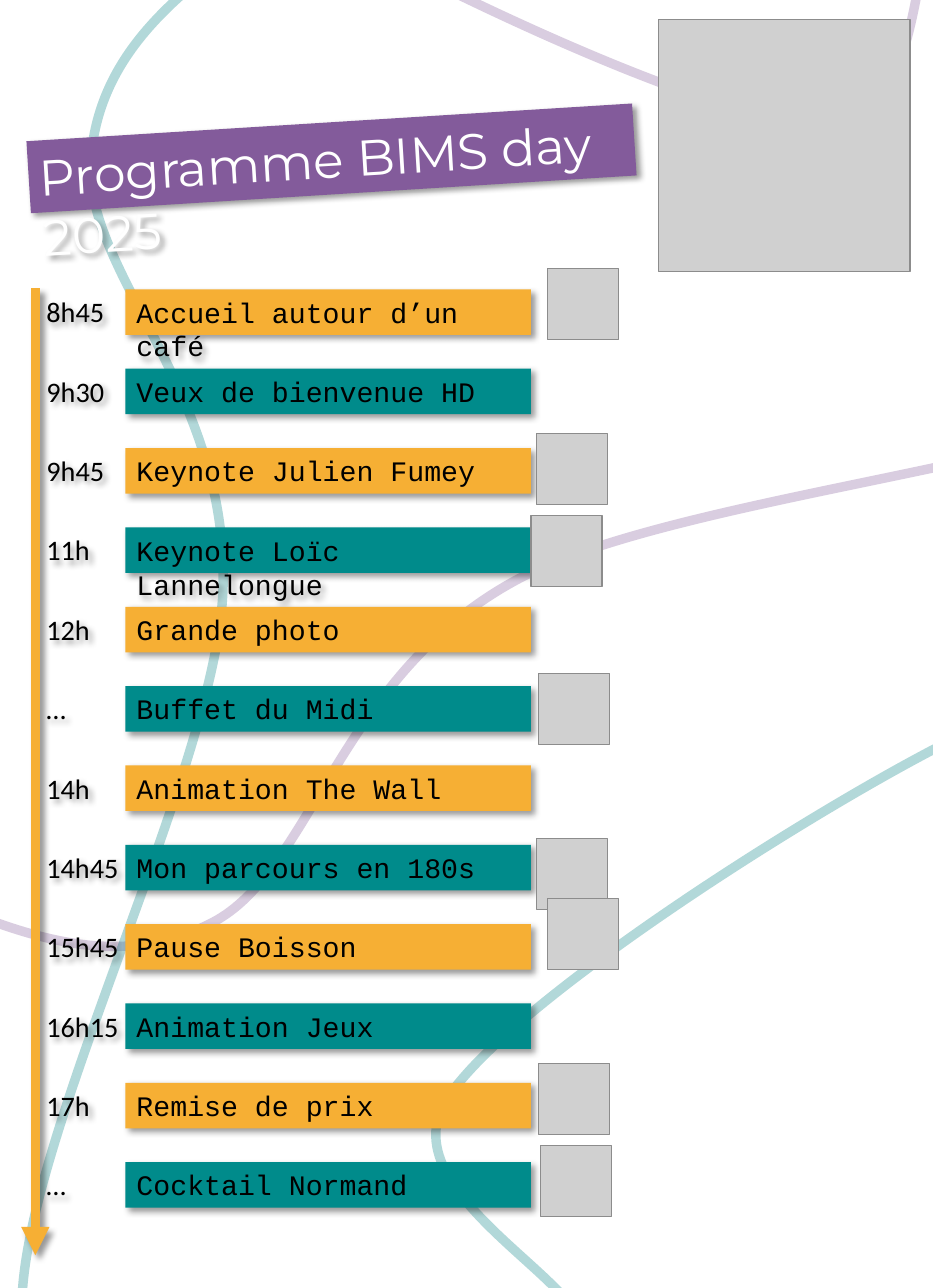
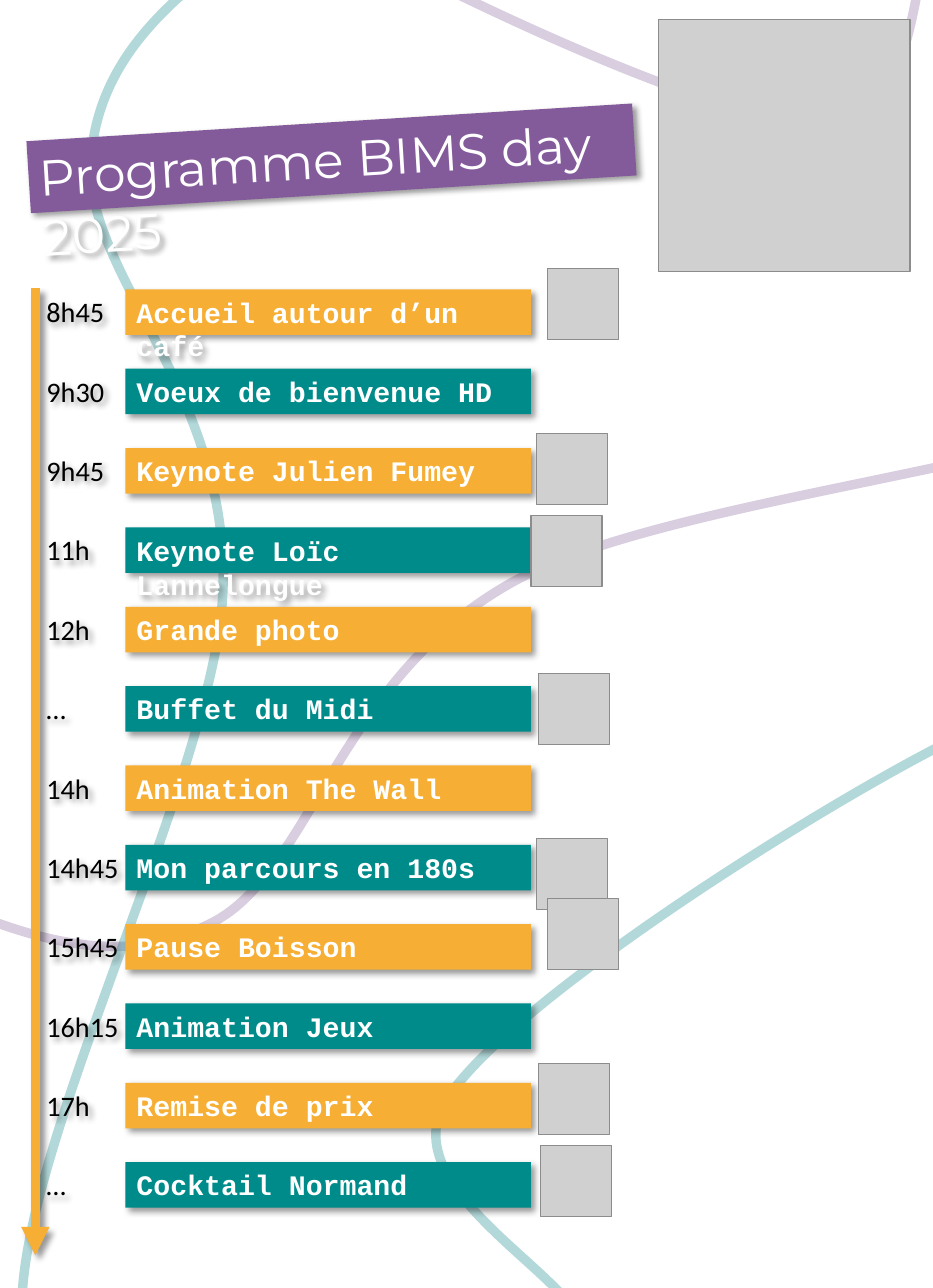
Before and after one commit to Lucien-Piat/bism_day_sign, a slide deck: slide 1 of powerpoints/bims_planing.pptx. Drawn at 933x1288 pixels with LibreOffice and Linux fonts; fonts in the diff are those of the drawing; grey boxes stand for pictures. Boxes give left, top, right and bottom in pixels: in the first picture for what was removed or moved away, otherwise in the second. Text is boxed around its words. In the diff, an @@ line names an element or a change of style, - is before the commit and + after.

```diff
--- a/powerpoints/bims_planing.pptx
+++ b/powerpoints/bims_planing.pptx
@@ text in rectangle at (136, 382, 492, 403): text changed; text colour #000000 to #FFFFFF; bold on @@
-Veux de bienvenue HD
+Voeux de bienvenue HD
@@ text colour #000000 to #FFFFFF, bold on in 11 elements at (125, 289, 530, 334), (125, 448, 530, 493), (125, 528, 530, 573), (125, 607, 530, 652), (125, 766, 530, 811), (125, 845, 530, 890), (125, 924, 530, 969), (125, 686, 530, 731), (125, 1083, 530, 1128), (125, 1162, 530, 1207), (125, 1004, 530, 1049) @@
```
Also in this commit, not shown: 2 other files.
